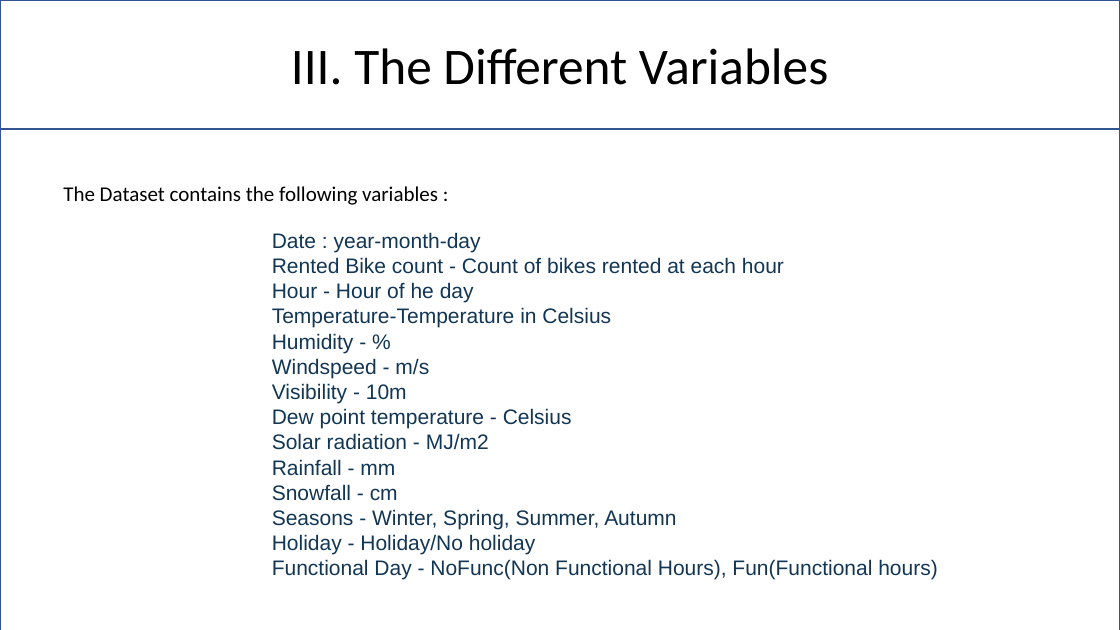
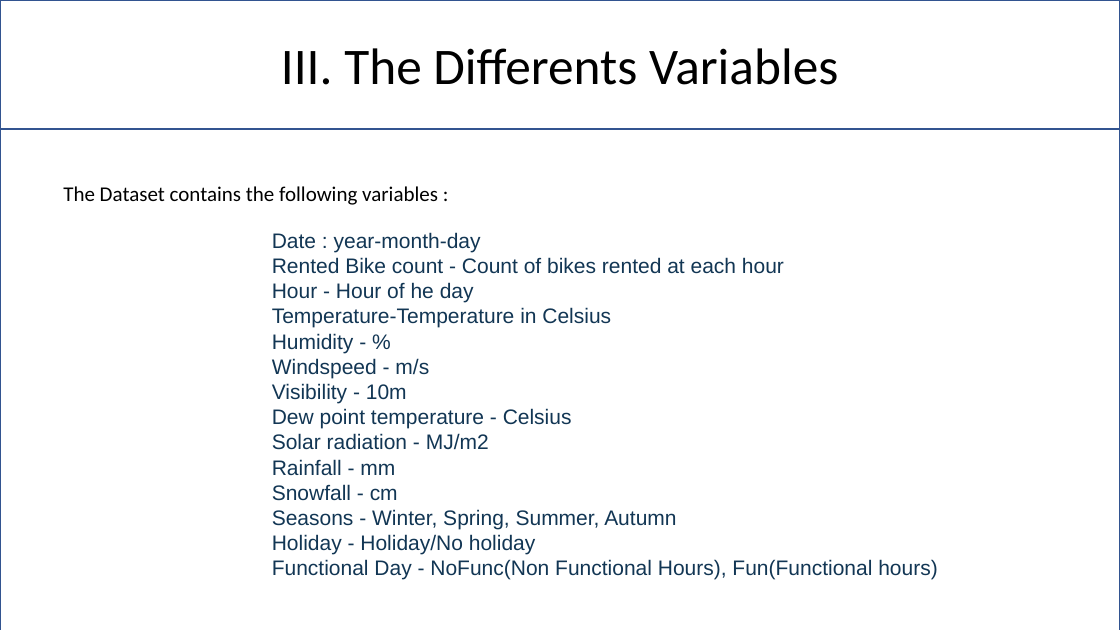
Before and after one commit to Pierre-Portfolio/Seoul-Bike-Sharing, a slide deck: slide 5 of livrable/rapport/SeoulPierreAnthony.pptx. Drawn at 1120x630 pixels with LibreOffice and Linux fonts; fonts in the diff are those of the drawing; background and template pictures are left out. Boxes give left, top, right and bottom in pixels: in the first picture for what was removed or moved away, otherwise in the second. Text is boxed around its words. In the diff, an @@ line names an element or a change of style, - is before the commit and + after.

```diff
--- a/livrable/rapport/SeoulPierreAnthony.pptx
+++ b/livrable/rapport/SeoulPierreAnthony.pptx
@@ text in rectangle at (281, 48, 838, 85): text changed @@
-III. The Different Variables
+III. The Differents Variables
```
Also in this commit, not shown: 4 other slides changed, 6 slides added.
